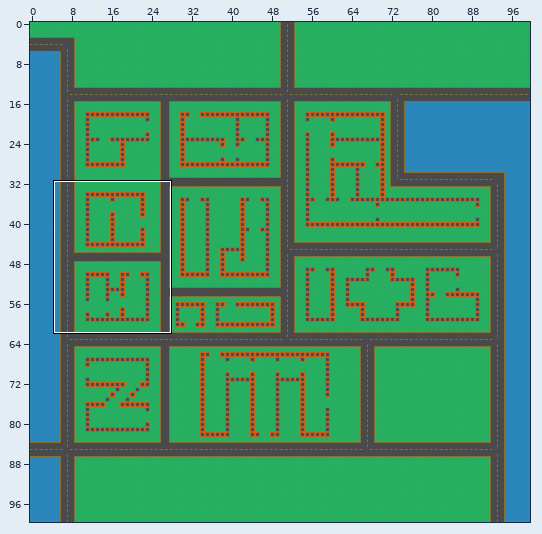
Tiled map (JSON) -- maps/00.json. The picture above shows the old version from afar; the outline marks the close-up.
Close-up. Before:
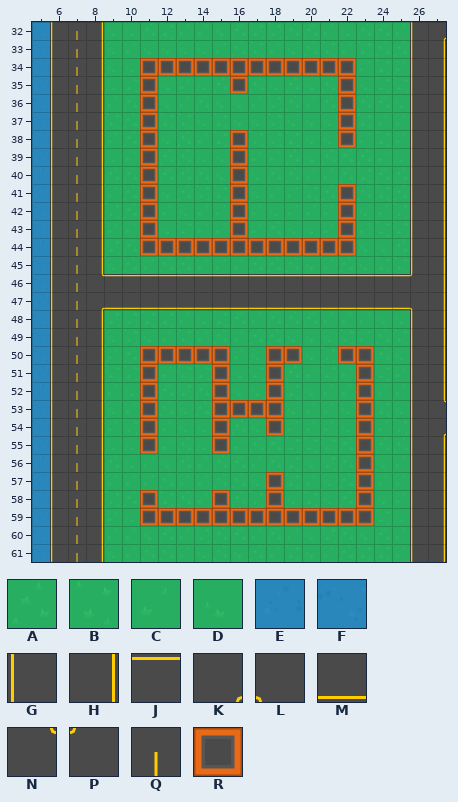
Cells are 64x64 px. Shown: x 5..27, y 32..61. The commit also changed other parts of the map, which this record leaves out.
Key: from "tiles": A 0, B 1, C 2, D 3, E 18, F 19, G 27, H 28, J 29, K 30, L 31, M 56, N 57, P 58, Q 83, R 195.
_ is an empty cell.
Layer "00" before, first column x 5:
32 FGQHDDABCCDABBAACDAACGK
33 FGQHDCDDDDCABCDABCBAAGH
34 EGQHDDRRRRRRRRRRRRCBCGH
35 EGQHDBRDCDARADADARDBBGH
36 FGQHCARDCADDCBACARAADGH
37 FGQHBARBBDBDDBDDDRBCCGH
38 EGQHCARDACBRBBBDDRCBCGH
39 EGQHDCRAADDRCCADAAACDGH
40 EGQHAARAAADRDAACCABAAGH
41 EGQHCARDABBRDCCBARABAGH
42 FGQHBARCDCCRCDCCCRDCBGH
43 FGQHCCRDBCCRCADDCRCBBGH
44 EGQHBARRRRRRRRRRRRDDAGH
45 FGQHDACAACCCAAADCADBBGH
46 FGQNJJJJJJJJJJJJJJJJJPH
47 EGQKMMMMMMMMMMMMMMMMMLH
48 FGQHBBBBCDBACAAACCCDDGH
49 FGQHDBDCBCACAADDDBCABGH
50 FGQHCARRRRRCDRRDBRRADGH
51 EGQHBBRCBBRDBRACBCRBCGH
52 EGQHCDRABARDDRBDCCRCCGH
53 FGQHDCRADARRRRDCCDRBDGN
54 EGQHCBRCDDRADRCCCDRCBGK
55 EGQHDDRCADRCAABBBARAAGH
56 EGQHADCDACAACABDBARDCGH
57 EGQHCCCACCAADRBCDARCCGH
58 EGQHBARBACRABRDBDARDCGH
59 EGQHCDRRRRRRRRRRRRRBDGH
60 FGQHCCDACBAACACDBADACGH
61 FGQHDCAACDADACBDCABBCGH
New version:
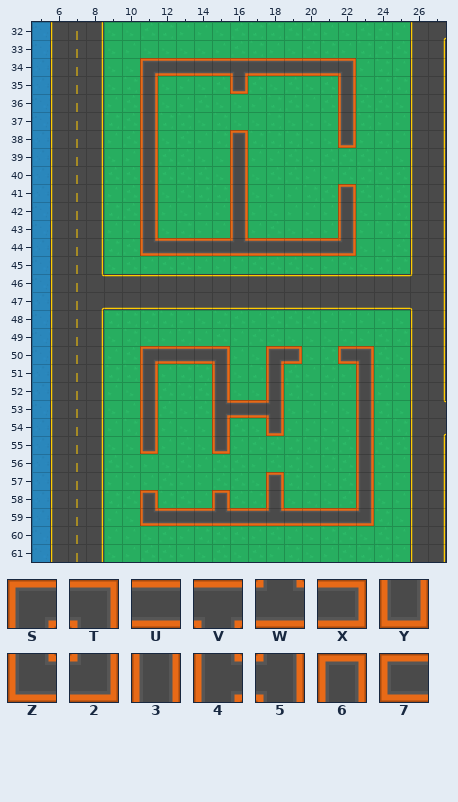
Further tiles: from "tiles": S 108, T 109, U 110, V 111, W 112, X 113, Y 114, Z 135, 2 136, 3 137, 4 138, 5 139, 6 140, 7 141.
Changes in this commit:
{"where": "layer \"00\""}
{"y":34,"x":11,"old":"RRRRRRRRRRRR","new":"SUUUUVUUUUUT"}
{"y":35,"x":11,"old":"R","new":"3"}
{"y":35,"x":16,"old":"R","new":"Y"}
{"y":35,"x":22,"old":"R","new":"3"}
{"y":36,"x":11,"old":"R","new":"3"}
{"y":36,"x":22,"old":"R","new":"3"}
{"y":37,"x":11,"old":"R","new":"3"}
{"y":37,"x":22,"old":"R","new":"3"}
{"y":38,"x":11,"old":"R","new":"3"}
{"y":38,"x":16,"old":"R","new":"6"}
{"y":38,"x":22,"old":"R","new":"Y"}
{"y":39,"x":11,"old":"R","new":"3"}
{"y":39,"x":16,"old":"R","new":"3"}
{"y":40,"x":11,"old":"R","new":"3"}
{"y":40,"x":16,"old":"R","new":"3"}
{"y":41,"x":11,"old":"R","new":"3"}
{"y":41,"x":16,"old":"R","new":"3"}
{"y":41,"x":22,"old":"R","new":"6"}
{"y":42,"x":11,"old":"R","new":"3"}
{"y":42,"x":16,"old":"R","new":"3"}
{"y":42,"x":22,"old":"R","new":"3"}
{"y":43,"x":11,"old":"R","new":"3"}
{"y":43,"x":16,"old":"R","new":"3"}
{"y":43,"x":22,"old":"R","new":"3"}
{"y":44,"x":11,"old":"RRRRRRRRRRRR","new":"ZUUUUWUUUUU2"}
{"y":50,"x":11,"old":"RRRRR","new":"SUUUT"}
{"y":50,"x":18,"old":"RR","new":"SX"}
{"y":50,"x":22,"old":"RR","new":"7T"}
{"y":51,"x":11,"old":"R","new":"3"}
{"y":51,"x":15,"old":"R","new":"3"}
{"y":51,"x":18,"old":"R","new":"3"}
{"y":51,"x":23,"old":"R","new":"3"}
{"y":52,"x":11,"old":"R","new":"3"}
{"y":52,"x":15,"old":"R","new":"3"}
{"y":52,"x":18,"old":"R","new":"3"}
{"y":52,"x":23,"old":"R","new":"3"}
{"y":53,"x":11,"old":"R","new":"3"}
{"y":53,"x":15,"old":"RRRR","new":"4UU5"}
{"y":53,"x":23,"old":"R","new":"3"}
{"y":54,"x":11,"old":"R","new":"3"}
{"y":54,"x":15,"old":"R","new":"3"}
{"y":54,"x":18,"old":"R","new":"Y"}
{"y":54,"x":23,"old":"R","new":"3"}
{"y":55,"x":11,"old":"R","new":"Y"}
{"y":55,"x":15,"old":"R","new":"Y"}
{"y":55,"x":23,"old":"R","new":"3"}
{"y":56,"x":23,"old":"R","new":"3"}
{"y":57,"x":18,"old":"R","new":"6"}
{"y":57,"x":23,"old":"R","new":"3"}
{"y":58,"x":11,"old":"R","new":"6"}
{"y":58,"x":15,"old":"R","new":"6"}
{"y":58,"x":18,"old":"R","new":"3"}
{"y":58,"x":23,"old":"R","new":"3"}
{"y":59,"x":11,"old":"RRRRRRRRRRRRR","new":"ZUUUWUUWUUUU2"}
{"label":"changed","picture_box":[140,58,356,256]}
{"label":"changed","picture_box":[140,346,374,526]}
